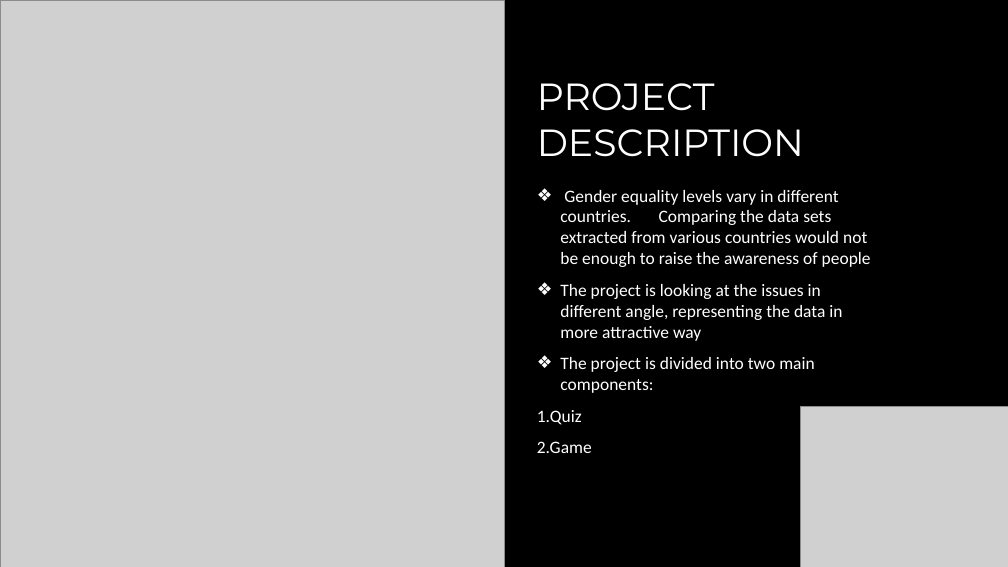
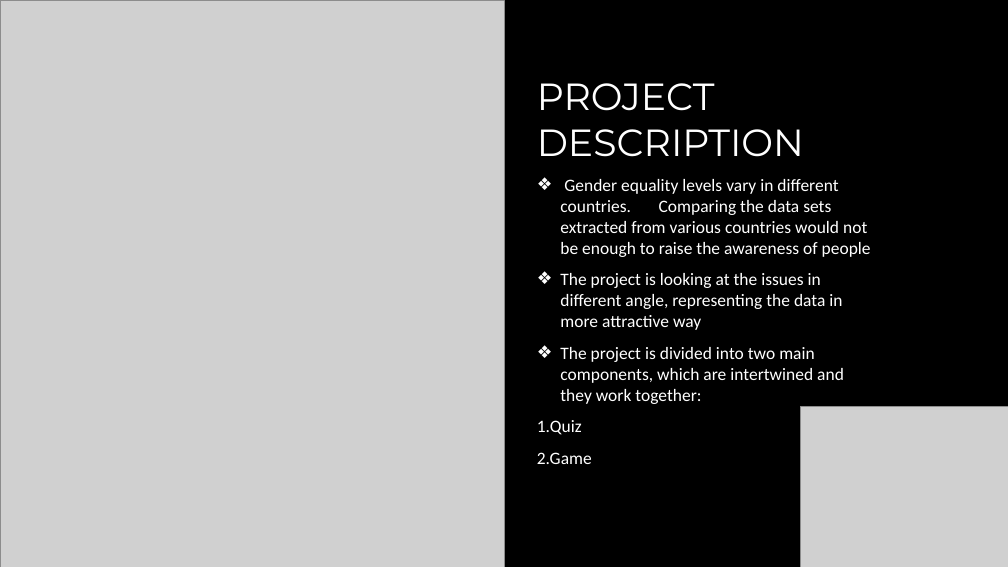
Before and after one commit to glasgow2017/team-5, a slide deck: slide 2 of Presentation/codeforhood.pptx. Drawn at 1008x567 pixels with LibreOffice and Linux fonts; fonts in the diff are those of the drawing; grey boxes stand for pictures; background and template pictures are left out. Boxes give left, top, right and bottom in pixels: in the first picture for what was removed or moved away, otherwise in the second. Text is boxed around its words. In the diff, an @@ line names an element or a change of style, - is before the commit and + after.

```diff
--- a/Presentation/codeforhood.pptx
+++ b/Presentation/codeforhood.pptx
@@ text at (560,347,844,404): text changed @@
-❖ The project is divided into two main components:
+❖ The project is divided into two main components, which are intertwined and they work together:
```
Also in this commit, not shown: 5 other slides changed.
